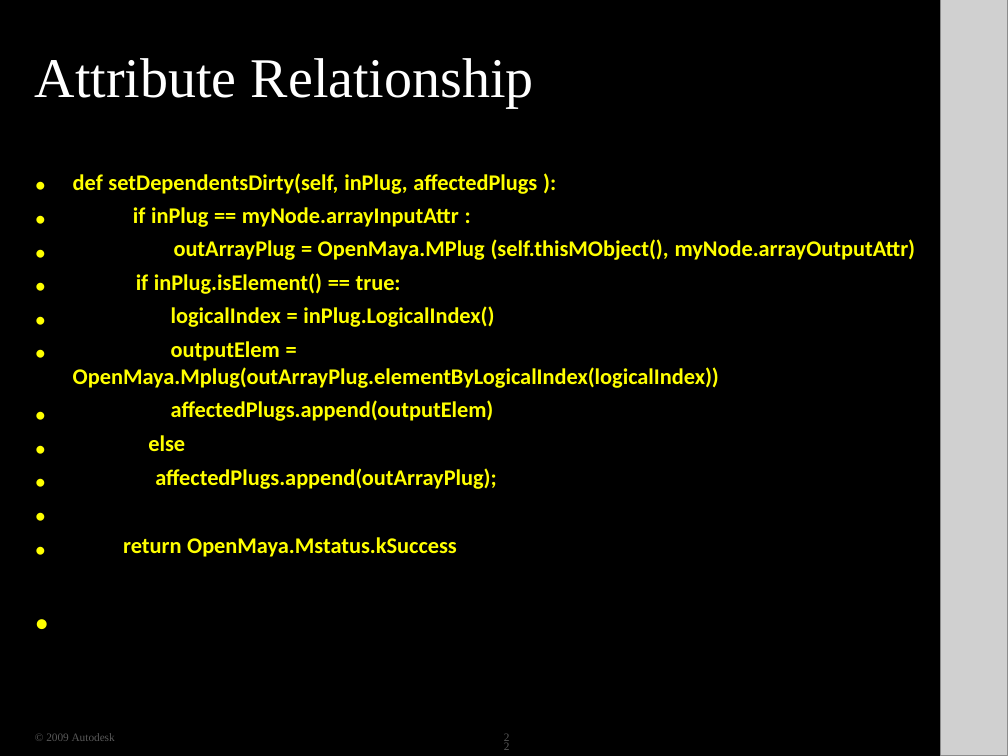
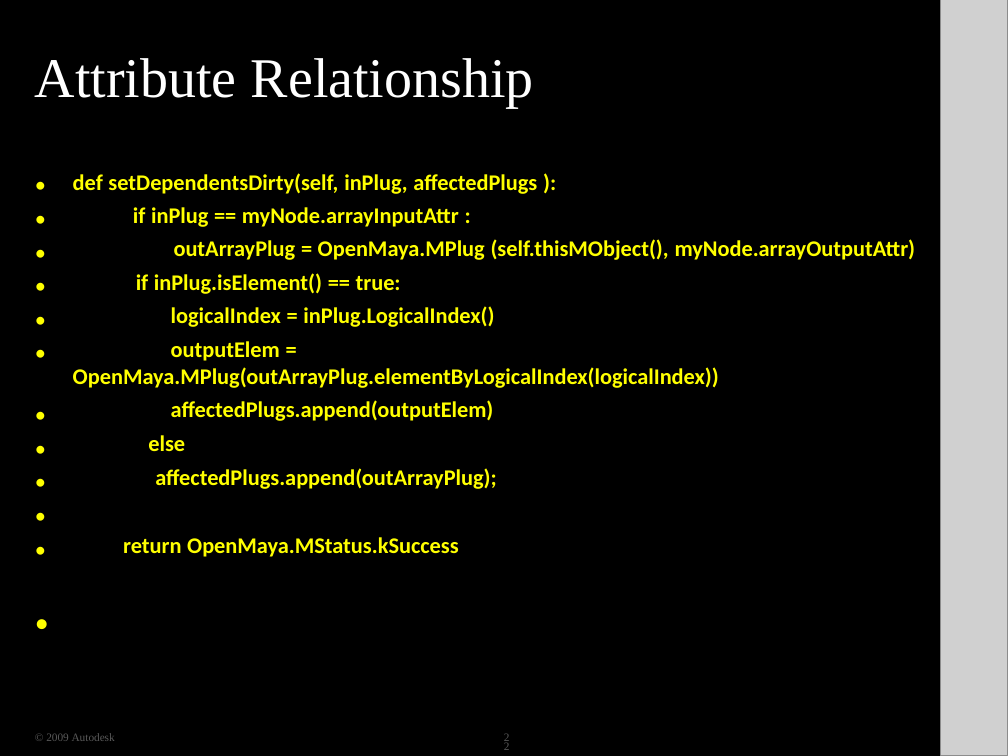
Before and after one commit to ADN-DevTech/Maya-Training-Material, a slide deck: slide 22 of 04_NodeAttributes/04_NodeAttributes.pptx. Drawn at 1008x756 pixels with LibreOffice and Linux fonts; fonts in the diff are those of the drawing; grey boxes stand for pictures; background and template pictures are left out; a plain dark background stands for a picture behind light text. Boxes give left, top, right and bottom in pixels: in the first picture for what was removed or moved away, otherwise in the second. Text is boxed around its words. In the diff, an @@ line names an element or a change of style, - is before the commit and + after.

```diff
--- a/04_NodeAttributes/04_NodeAttributes.pptx
+++ b/04_NodeAttributes/04_NodeAttributes.pptx
@@ text at (73,367,719,388): text changed @@
-OpenMaya.Mplug(outArrayPlug.elementByLogicalIndex(logicalIndex))
+OpenMaya.MPlug(outArrayPlug.elementByLogicalIndex(logicalIndex))
@@ text at (123,537,459,557): text changed @@
-return OpenMaya.Mstatus.kSuccess
+return OpenMaya.MStatus.kSuccess
```
Also in this commit, not shown: 3 other slides changed, 10 other files.
